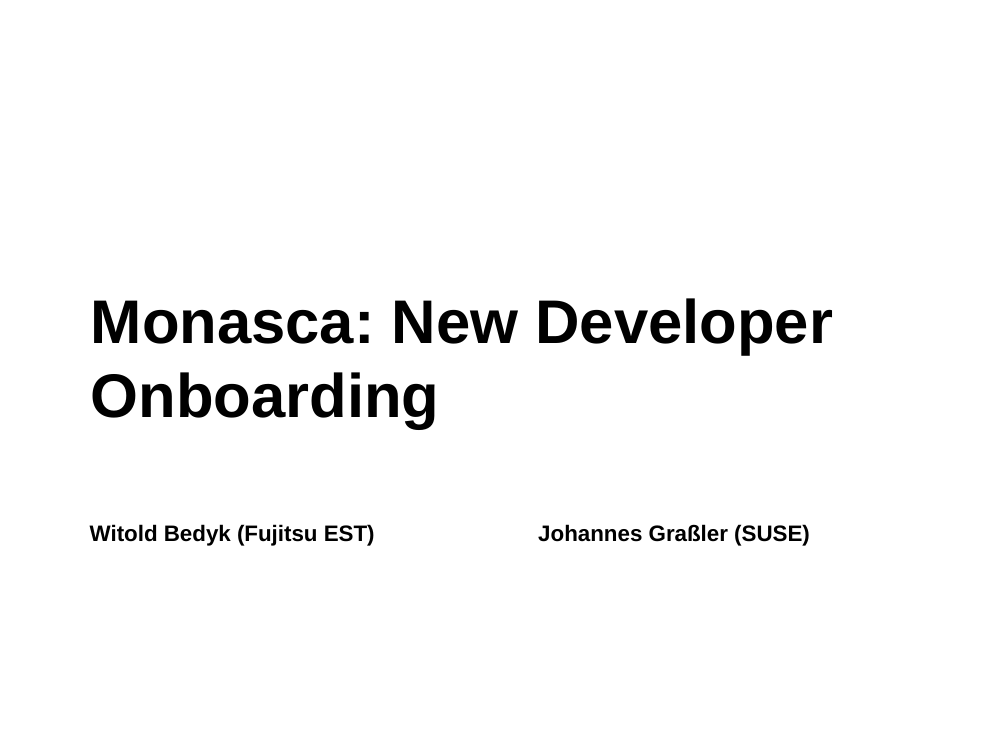
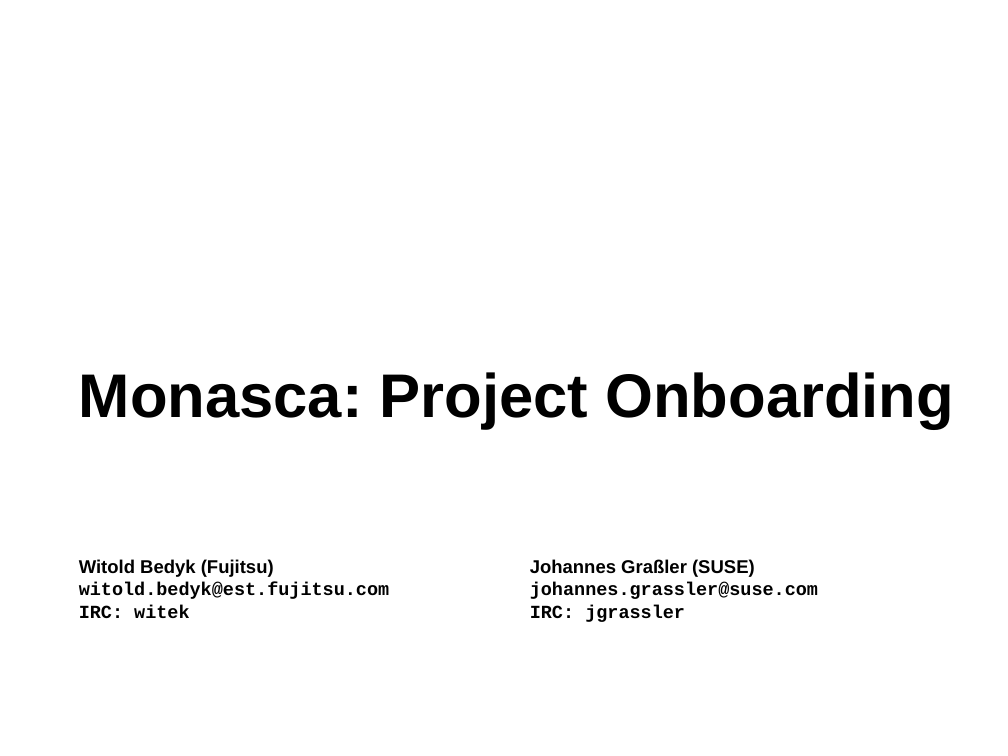
Before and after one commit to jgrassler/talks, a slide deck: slide 1 of monasca-onboarding/templates/template-4-3.odp. Drawn at 1008x756 pixels with LibreOffice and Linux fonts; fonts in the diff are those of the drawing. Boxes give left, top, right and bottom in pixels: in the first picture for what was removed or moved away, otherwise in the second. Text is boxed around its words. In the diff, an @@ line names an element or a change of style, - is before the commit and + after.

```diff
--- a/monasca-onboarding/templates/template-4-3.odp
+++ b/monasca-onboarding/templates/template-4-3.odp
@@ title at (79, 372, 954, 428): text changed @@
-Monasca: New Developer Onboarding
+Monasca: Project Onboarding
@@ text at (79, 559, 389, 618): text changed; size 16 to 13.2 pt; font Arial to Courier New @@
-Witold Bedyk (Fujitsu EST)
+Witold Bedyk (Fujitsu)
+witold.bedyk@est.fujitsu.com
+IRC: witek
@@ text at (530, 559, 755, 577): size 16 to 13.2 pt in "Johannes Graßler (SUSE)" @@
@@ text "Johannes Graßler (SUSE)": place and size @@
-text "Johannes Graßler (SUSE)" at (538, 524, 810, 546)
+text "Johannes Graßler (SUSE)" at (530, 559, 818, 622)
@@ text at (530, 583, 818, 622): paragraphs added @@
+johannes.grassler@suse.com
+IRC: jgrassler
```
Also in this commit, not shown: 1 other file.
